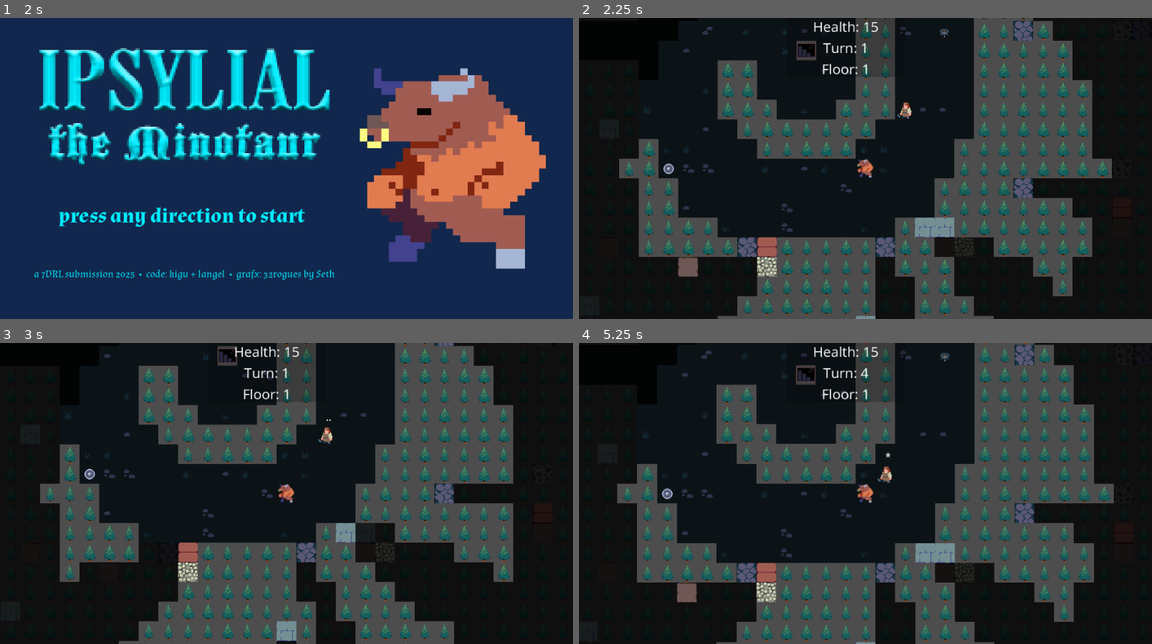
Above: before the commit, frames 1-4 (two rows, left to right).
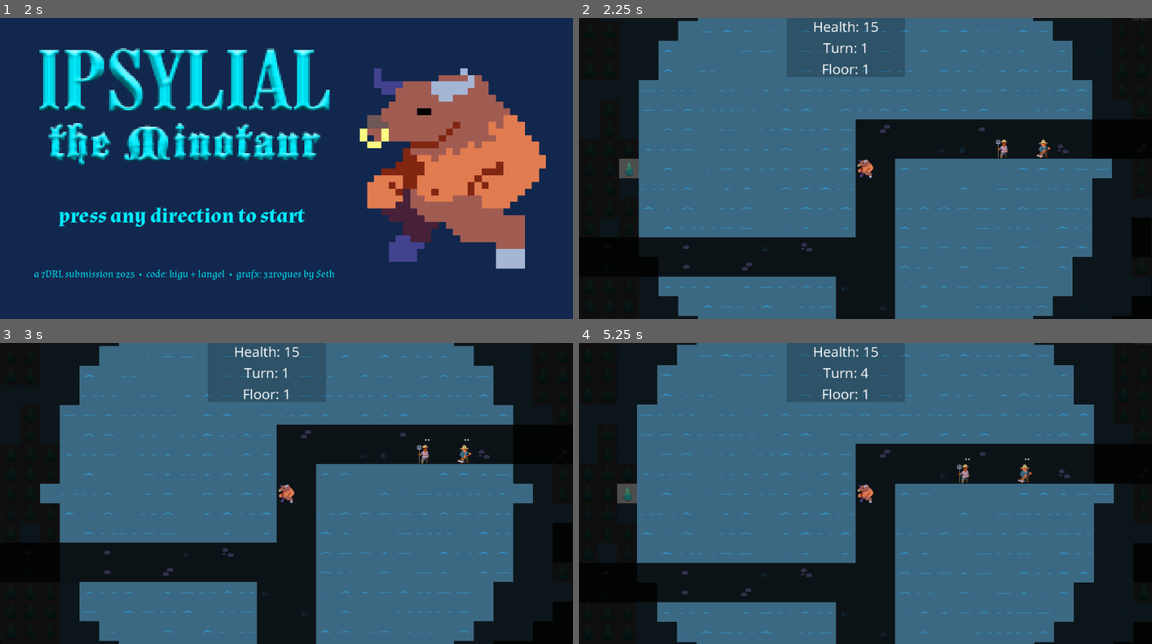
Above: after the commit, the same moments.

Repository: langel/ipsylial
Game: Godot game, scene res://scenes/main.tscn
Two runs of this game, one before a commit and one after it. Both use one fixed random seed, a clock stepped at 60 frames per second and the inputs below.
Inputs (mouse positions are in pixels of both pictures, inside the frame that each line leads up to):
- Up to frame 1 (2 s): click "PLAY GAME!" at 0.5 s; click "PLAY GAME!" at 1.25 s
- Up to frame 2 (2.25 s): tap Enter at 2 s; move the mouse to (991, 153) at 2.02 s; hold D (move_right) from 2.03 s (still down); tap Space (space) at 2.1 s
- Up to frame 3 (3 s): tap Space (space) at 2.75, 2.85 s; move the mouse to (171, 508) at 2.77 s; release D (move_right) at 2.78 s; hold S (move_down) from 2.78 s (still down)
- Up to frame 4 (5.25 s): tap Enter at 3.5, 5 s; move the mouse to (922, 427) at 3.52 s; release S (move_down) at 3.53 s; hold D (move_right) 3.53-4.28 s; tap Mouse wheel up (zoom_in) at 3.6 s; tap Space (space) at 3.8, 4.25, 4.55, 5.1 s; move the mouse to (836, 553) at 4.27 s; hold W (move_up) 4.28-5.03 s; tap Mouse wheel down (zoom_out) at 4.35 s; move the mouse to (1037, 538) at 5.02 s; hold A (move_left) from 5.03 s (still down)

Frame 1 is identical in both runs. In frame 2, 70% of the frame differs, in the area x 1-100%, y 0-100%; in frame 3, 70%; in frame 4, 70%, in the area x 1-99%, y 0-100%.

Commit message:
win screen

Diff:
--- a/scenes/game.gd
+++ b/scenes/game.gd
@@ -6,6 +6,7 @@
 @onready var fog_layer = $Grid/FogOfWar  # Layer for fog effect
 
 const DEATH_SCENE_PATH = "res://death_screen.tscn"
+const WIN_SCENE_PATH = "res://win_screen.tscn"
 
 var turn = 0
 const BADDY_SCENE = preload("res://scenes/baddy.tscn")
@@ -56,7 +57,7 @@
 func you_win():
 	spawn_floating_text("YOU WIN",Color.GREEN,player.position)
 	await get_tree().create_timer(1.33).timeout
-	get_tree().change_scene_to_file(DEATH_SCENE_PATH)
+	get_tree().change_scene_to_file(WIN_SCENE_PATH)
 
 func _on_update_zoom():
 	"""Recalculate fog layer visibility when zoom level changes."""
--- a/scenes/game.tscn
+++ b/scenes/game.tscn
@@ -41,6 +41,7 @@
 [node name="EntityLayer" type="Node2D" parent="."]
 
 [node name="Player" type="Sprite2D" parent="EntityLayer"]
+texture_filter = 1
 texture = SubResource("AtlasTexture_4fc2h")
 
 [node name="Camera2D" type="Camera2D" parent="."]
--- a/scripts/dungeon.gd
+++ b/scripts/dungeon.gd
@@ -290,8 +290,9 @@
 	stairs = []
 	level_carve_rounded(data[6], Rect2(5,5,width-10,height-10))
 	level_noise(data[6], tile.acid, Rect2(0,0,width,height), 3333)
-	level_noise(data[6], tile.acid, Rect2(12,12,width-12,height-12), 3333)
-	level_noise(data[6], tile.water, Rect2(0,0,width,height), 1111)
+	level_noise(data[6], tile.acid, Rect2(12,12,width-24,height-24), 5555)
+	level_noise(data[6], tile.water, Rect2(0,0,width,height), 3333)
+	level_noise(data[6], tile.acid, Rect2(0,0,width,height), 5555)
 	for i in 24:
 		level_carve_path(data[6], Vector2(rngmod(width-24)+12,rngmod(height-24)+12), Vector2(rngmod(width-24)+12,rngmod(height-24)+12))
 	stairs.append(Vector2(width - stairs_old[0].x, height - stairs_old[0].y))
--- /dev/null
+++ b/win_screen.gd
@@ -0,0 +1,29 @@
+extends Node2D
+
+const TITLE_SCENE_PATH = "res://scenes/main.tscn"
+
+@onready var image = $TextureRect
+
+# Called when the node enters the scene tree for the first time.
+func _ready() -> void:
+# Calculate scale factors
+	var texture_size = image.texture.get_size()
+	var screen_w = ProjectSettings.get("display/window/size/viewport_width")
+	var screen_h = ProjectSettings.get("display/window/size/viewport_height")
+# Calculate scale factors
+	var scale_x = screen_w / texture_size.x
+	var scale_y = screen_h / texture_size.y
+	# Apply scale
+	image.scale = Vector2(scale_x, scale_y)
+	#image.centered = false
+	image.position = Vector2(0,0)
+
+
+	await get_tree().create_timer(5.55).timeout
+	get_tree().change_scene_to_file(TITLE_SCENE_PATH)
+	pass # Replace with function body.
+
+
+# Called every frame. 'delta' is the elapsed time since the previous frame.
+func _process(delta: float) -> void:
+	pass
--- /dev/null
+++ b/win_screen.tscn
@@ -0,0 +1,13 @@
+[gd_scene load_steps=3 format=3 uid="uid://c380b3jqri536"]
+
+[ext_resource type="Script" path="res://win_screen.gd" id="1_ejcdq"]
+[ext_resource type="Texture2D" uid="uid://bdo1nv2l3nsqx" path="res://assets/textures/win-screen.png" id="2_eqgbn"]
+
+[node name="win_screen" type="Node2D"]
+script = ExtResource("1_ejcdq")
+
+[node name="TextureRect" type="TextureRect" parent="."]
+texture_filter = 1
+offset_right = 40.0
+offset_bottom = 40.0
+texture = ExtResource("2_eqgbn")
Binary file added: assets/textures/itch-thumbnail.png
Not shown, added: assets/textures/itch-thumbnail.png.import
Binary file added: assets/textures/win-screen.png
Not shown, added: assets/textures/win-screen.png.import
Not shown, added: assets/sources/win screen.psd
